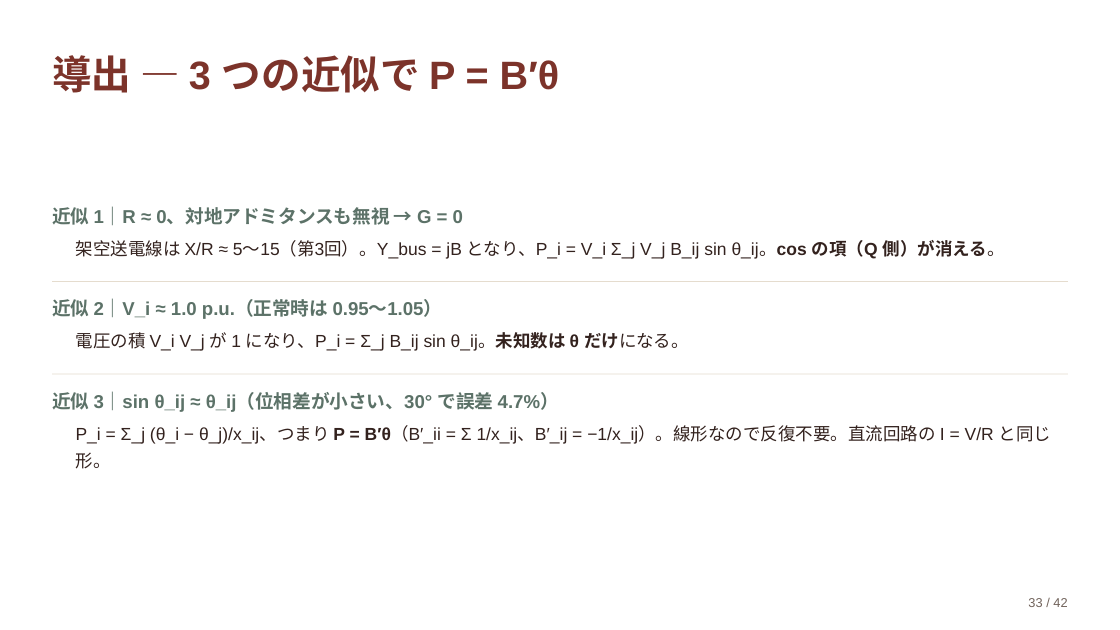
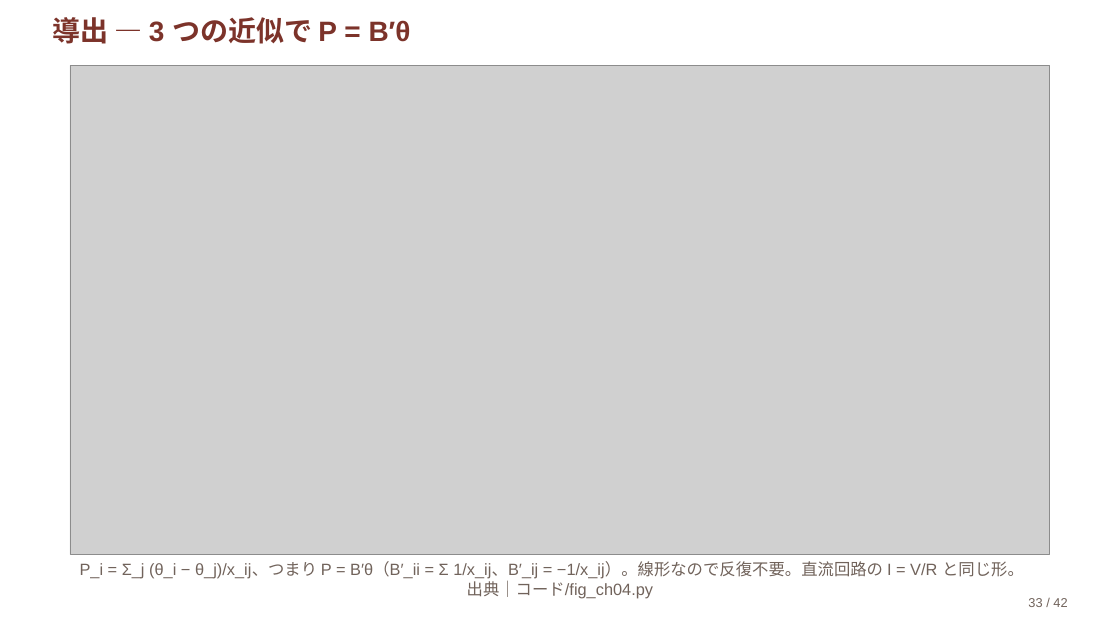
Before and after one commit to lutelute/ryukyu-power-system-2026, a slide deck: slide 33 of スライド/ch04.pptx. Drawn at 1120x630 pixels with LibreOffice and Linux fonts; fonts in the diff are those of the drawing; grey boxes stand for pictures. Boxes give left, top, right and bottom in pixels: in the first picture for what was removed or moved away, otherwise in the second. Text is boxed around its words. In the diff, an @@ line names an element or a change of style, - is before the commit and + after.

```diff
--- a/スライド/ch04.pptx
+++ b/スライド/ch04.pptx
@@ text "導出 — 3 つの近似で P ...": place and size @@
-text "導出 — 3 つの近似で P ..." at box(52, 55, 559, 93)
+text "導出 — 3 つの近似で P ..." at box(52, 17, 411, 44)
@@ text "導出 — 3 つの近似で P ..." at box(52, 17, 411, 44): size 33.9 to 24 pt; line spacing 1.06 to 1; vertical alignment middle to top @@
@@ picture added at box(70, 66, 1050, 555) @@
@@ text removed at box(52, 207, 463, 225) @@
-近似 1｜R ≈ 0、対地アドミタンスも無視 → G = 0
@@ text removed at box(76, 240, 1005, 259) @@
-架空送電線は X/R ≈ 5〜15（第3回）。Y_bus = jB となり、P_i = V_i Σ_j V_j B_ij sin θ_ij。cos の項（Q 側）が消える。
@@ rectangle removed at box(52, 281, 1068, 282) @@
@@ text removed at box(52, 299, 443, 319) @@
-近似 2｜V_i ≈ 1.0 p.u.（正常時は 0.95〜1.05）
@@ text removed at box(76, 332, 689, 351) @@
-電圧の積 V_i V_j が 1 になり、P_i = Σ_j B_ij sin θ_ij。未知数は θ だけになる。
@@ rectangle removed at box(52, 374, 1068, 375) @@
@@ text removed at box(52, 392, 559, 412) @@
-近似 3｜sin θ_ij ≈ θ_ij（位相差が小さい、30° で誤差 4.7%）
@@ text at box(80, 562, 1024, 599): text changed; size 15 to 14 pt; text colour #33221E to #71635B @@
-P_i = Σ_j (θ_i − θ_j)/x_ij、つまり P = B′θ（B′_ii = Σ 1/x_ij、B′_ij = −1/x_ij）。線形なので反復不要。直流回路の I = V/R と同じ形。
+P_i = Σ_j (θ_i − θ_j)/x_ij、つまり P = B′θ（B′_ii = Σ 1/x_ij、B′_ij = −1/x_ij）。線形なので反復不要。直流回路の I = V/R と同じ形。 出典｜コード/fig_ch04.py
```
Also in this commit, not shown: 8 other slides changed, 50 other files.
